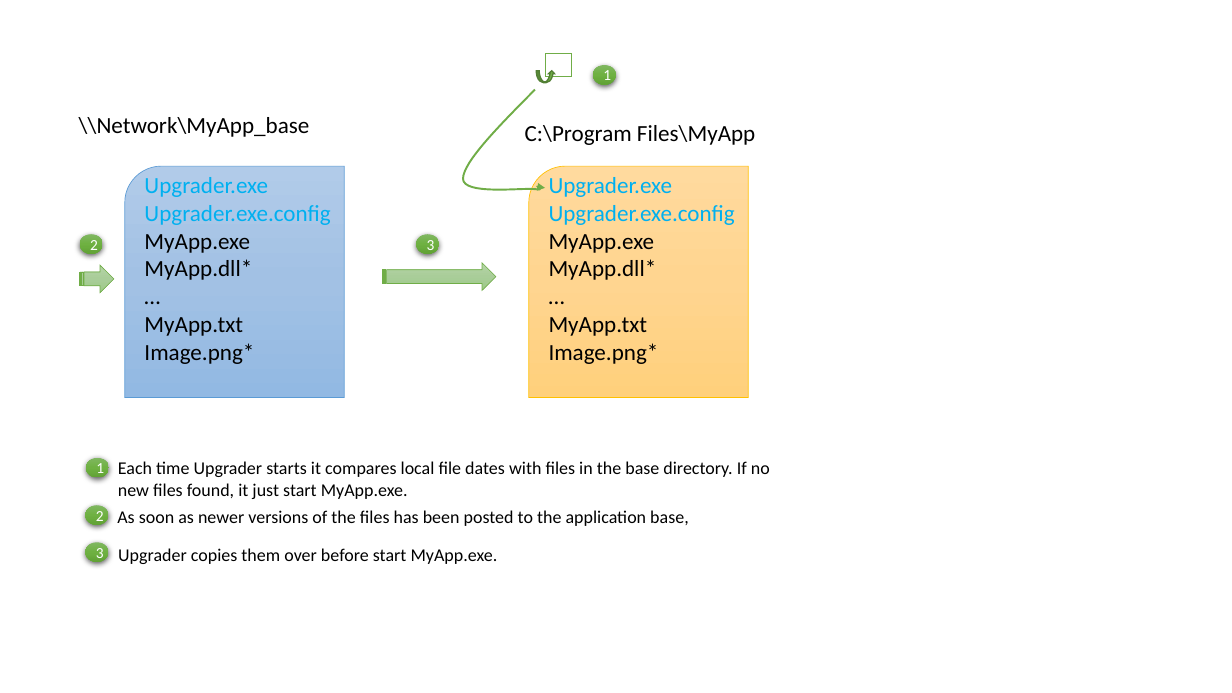
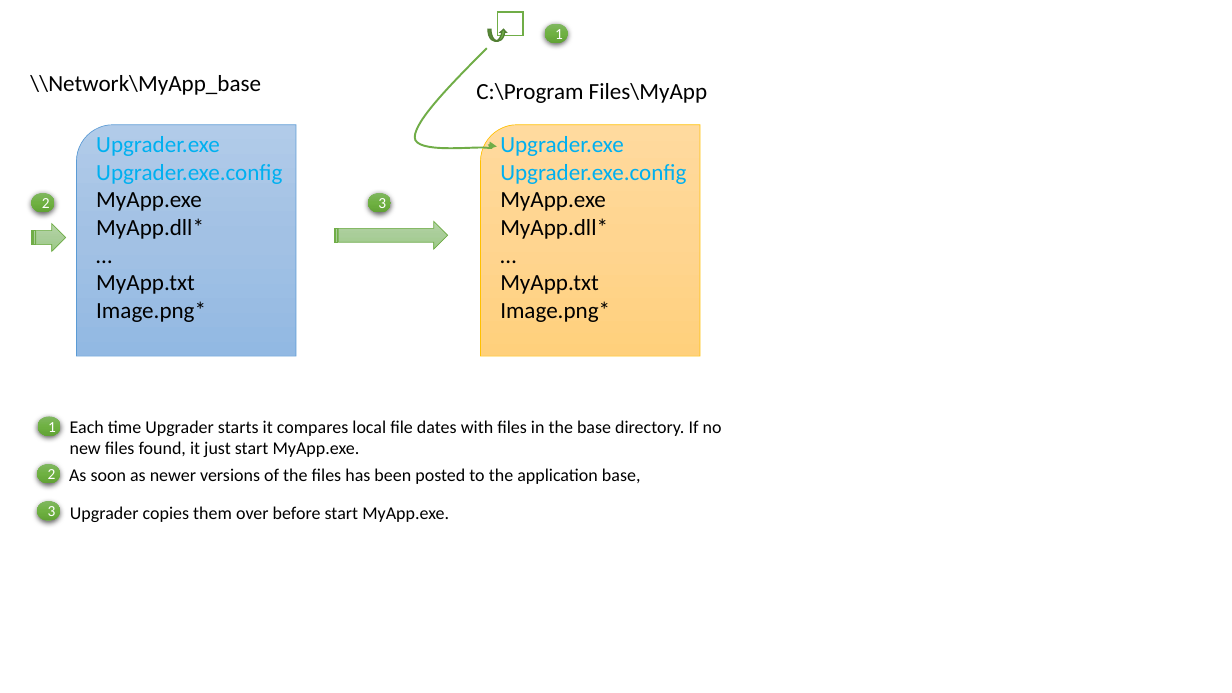
Before and after one commit to uriah65/Upgrader, a slide deck: slide 4 of Documents/Figs.pptx. Drawn at 1232x693 pixels with LibreOffice and Linux fonts; fonts in the diff are those of the drawing. Boxes give left, top, right and bottom in pixels: in the first picture for what was removed or moved away, otherwise in the second. Text is boxed around its words. In the diff, an @@ line names an element or a change of style, - is before the commit and + after.

```diff
--- a/Documents/Figs.pptx
+++ b/Documents/Figs.pptx
@@ 6 ellipses, 5 texts, 2 round rects, 2 striped right arrows, 1 rectangle, 1 curved up arrow, 1 freeform shape: place and size @@
-6 ellipses, 5 texts, 2 round rects, 2 striped right arrows, 1 rectangle, 1 curved up arrow, 1 freeform shape at <box>79,54,770,564</box>
+6 ellipses, 5 texts, 2 round rects, 2 striped right arrows, 1 rectangle, 1 curved up arrow, 1 freeform shape at <box>30,12,722,522</box>
```
Also in this commit, not shown: 3 other slides changed, 1 other file.
